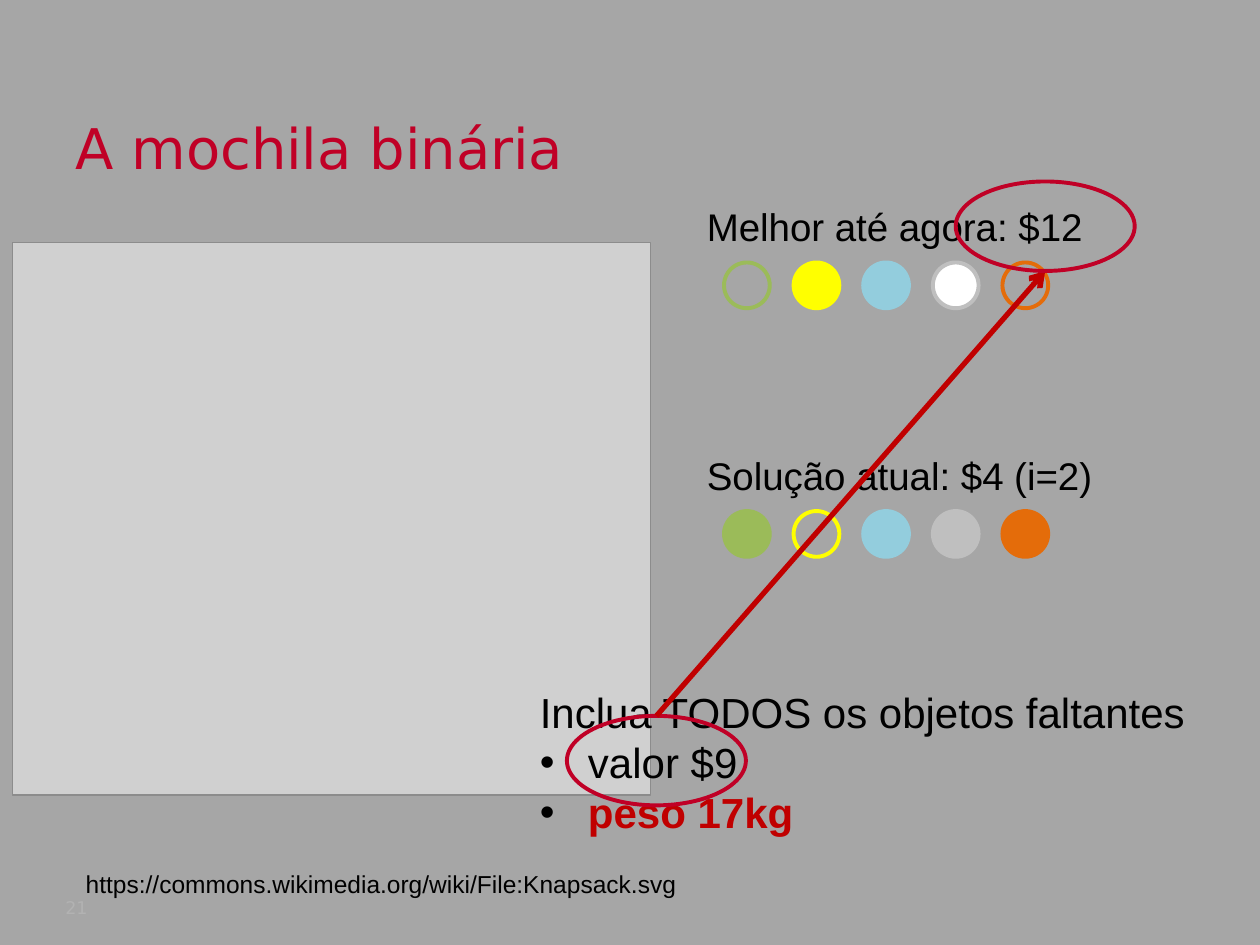
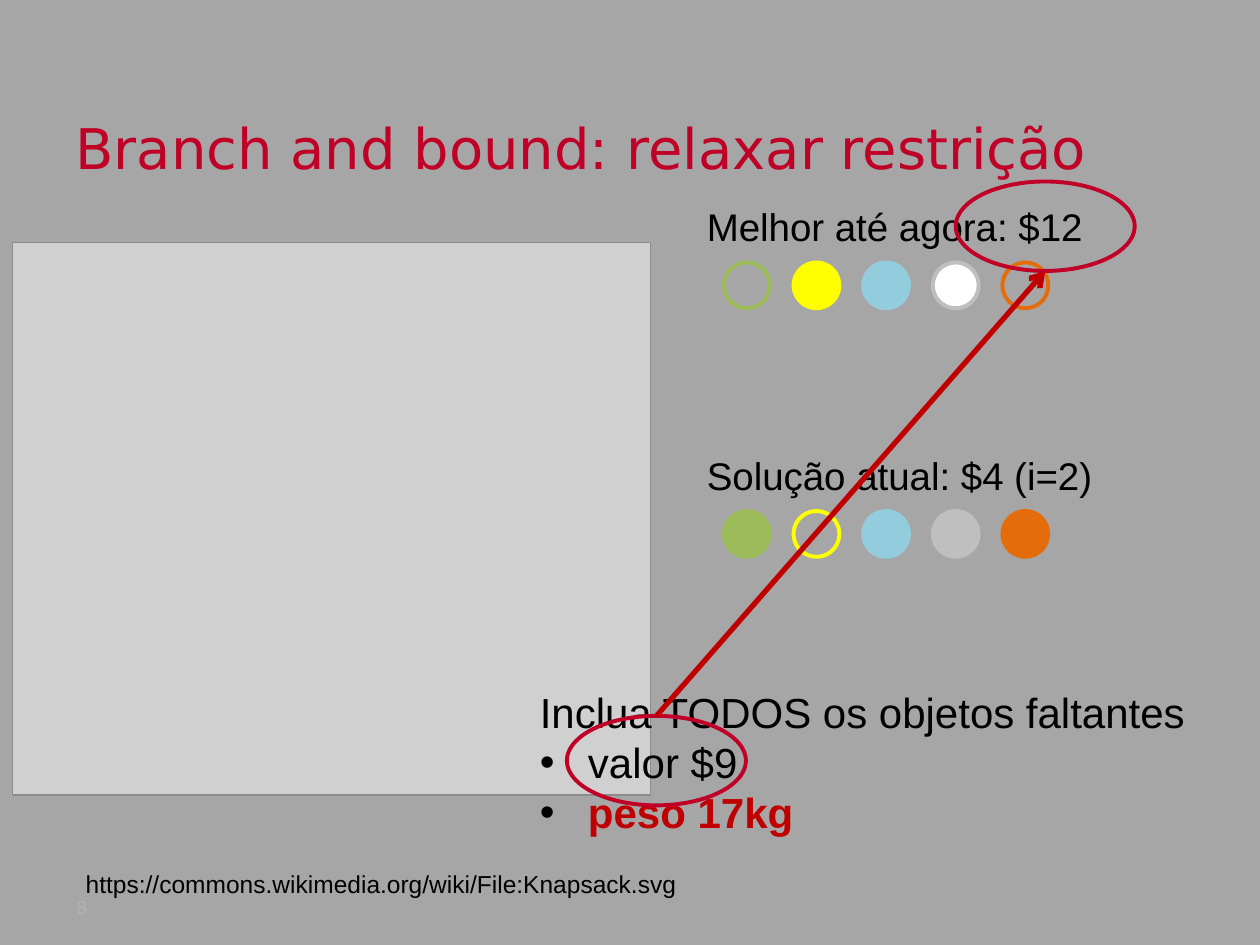
Before and after one commit to thalials/supercomp, a slide deck: slide 8 of aulas/10-branch-and-bound-II/slides.pptx (slide 21 before the commit). Drawn at 1260x945 pixels with LibreOffice and Linux fonts; fonts in the diff are those of the drawing; grey boxes stand for pictures; background and template pictures are left out. Boxes give left, top, right and bottom in pixels: in the first picture for what was removed or moved away, otherwise in the second. Text is boxed around its words. In the diff, an @@ line names an element or a change of style, - is before the commit and + after.

```diff
--- a/aulas/10-branch-and-bound-II/slides.pptx
+++ b/aulas/10-branch-and-bound-II/slides.pptx
@@ text at bbox=[75, 125, 1086, 181]: text changed @@
-A mochila binária
+Branch and bound: relaxar restrição
```
Also in this commit, not shown: 4 other slides changed, 5 slides added, 18 slides removed, 27 other files.
